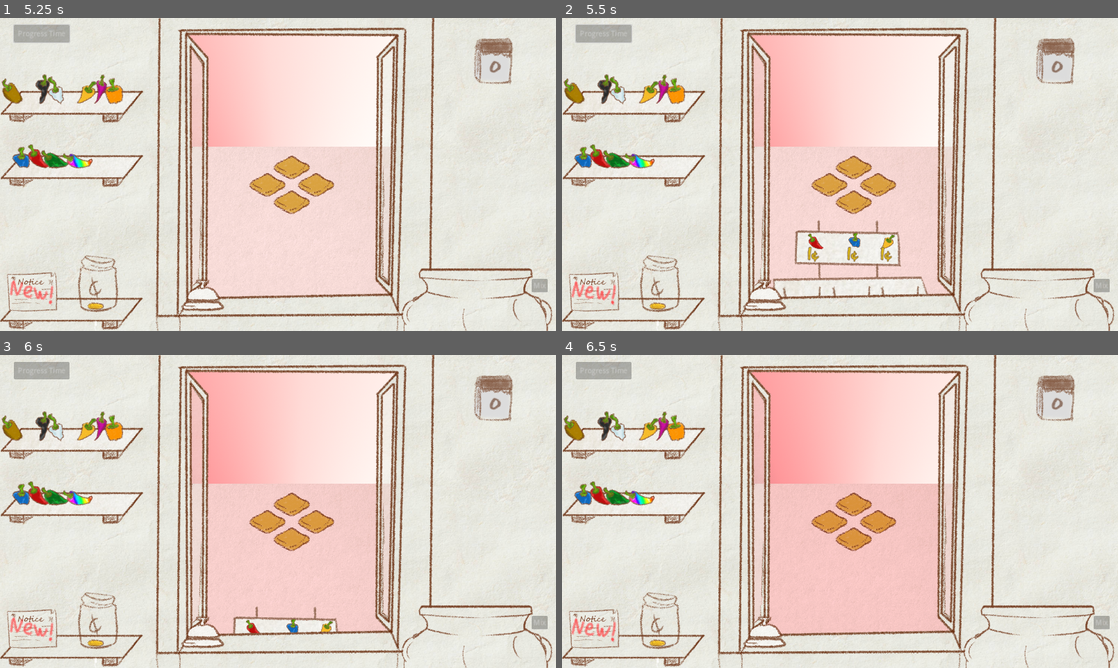
Above: before the commit, frames 1-4 (two rows, left to right).
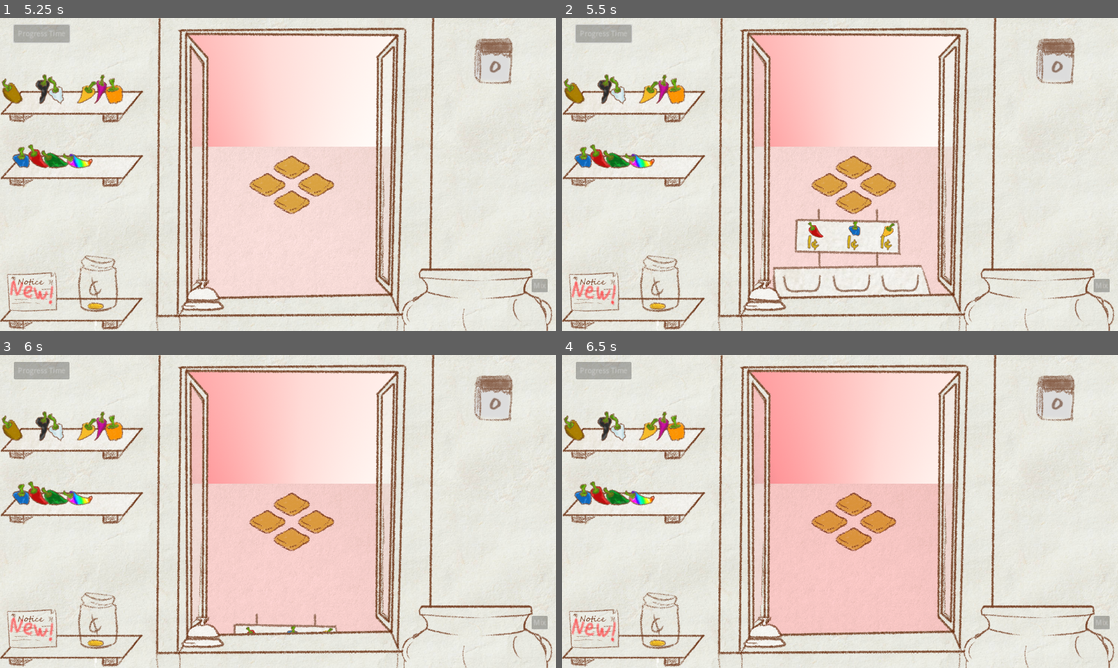
Above: after the commit, the same moments.

Repository: fresh4/GameJam2
Game: Godot game, scene res://Scenes/prototype_level.tscn
Same seed, same stepped clock (60 frames per second), same inputs: the game is played once before the commit and once after it. The engine's default icon, where the game draws it, is replaced by a stand-in: a white triangle on a blue panel in a dark square.
Inputs (mouse positions are in pixels of both pictures, inside the frame that each line leads up to):
- Up to frame 1 (5.25 s): click "Progress Time" at 0.5 s; tap Enter at 1.25, 2.75, 5 s; move the mouse to (289, 168) at 1.27 s; press the mouse at (289, 168) at 1.28 s; tap Space at 2, 3.5 s; move the mouse to (266, 183) at 2.02 s; release the mouse at (266, 183) at 2.03 s; click (266, 183) at 2.1 s; move the mouse to (316, 183) at 2.77 s; hold Right mouse button (right_click) 2.78-3.53 s; click (316, 183) at 3.05 s; move the mouse to (289, 202) at 3.52 s; tap Mouse wheel down (scroll_down) at 3.6 s; click (289, 202) at 3.8 s; click "Progress Time" at 4.25 s; move the mouse to (200, 293) at 5.02 s; hold Mouse wheel up (scroll_up) from 5.03 s (still down)
- Up to frame 2 (5.5 s): keep holding Mouse wheel up (scroll_up); click (762, 293) at 5.3 s
- Up to frame 3 (6 s): release Mouse wheel up (scroll_up) at 5.75 s; click "Buy" at 5.75 s
- Up to frame 4 (6.5 s): no input

Frame 1 is identical in both runs. In frame 2, 2.8% of the frame differs, in the area x 33-67%, y 60-91%; in frame 3, 0.7%; in frame 4, nothing differs.

Commit message:
Animated bell

Diff:
--- a/Prefabs/bell.tscn
+++ b/Prefabs/bell.tscn
@@ -8,6 +8,92 @@
 [sub_resource type="RectangleShape2D" id="RectangleShape2D_mo2ux"]
 size = Vector2(72, 67)
 
+[sub_resource type="Animation" id="Animation_kb1e0"]
+resource_name = "ring"
+length = 0.5
+step = 0.05
+tracks/0/type = "value"
+tracks/0/imported = false
+tracks/0/enabled = true
+tracks/0/path = NodePath("BellTop:position")
+tracks/0/interp = 1
+tracks/0/loop_wrap = true
+tracks/0/keys = {
+"times": PackedFloat32Array(0, 0.05, 0.1),
+"transitions": PackedFloat32Array(1, 1, 1),
+"update": 0,
+"values": [Vector2(0, 0), Vector2(0, 8), Vector2(0, 0)]
+}
+tracks/1/type = "value"
+tracks/1/imported = false
+tracks/1/enabled = true
+tracks/1/path = NodePath("BellMiddle:position")
+tracks/1/interp = 1
+tracks/1/loop_wrap = true
+tracks/1/keys = {
+"times": PackedFloat32Array(0, 0.1),
+"transitions": PackedFloat32Array(1, 1),
+"update": 0,
+"values": [Vector2(0, -10), Vector2(0, -10)]
+}
+tracks/2/type = "value"
+tracks/2/imported = false
+tracks/2/enabled = true
+tracks/2/path = NodePath("BellMiddle:rotation")
+tracks/2/interp = 1
+tracks/2/loop_wrap = true
+tracks/2/keys = {
+"times": PackedFloat32Array(0, 0.1, 0.2, 0.3, 0.4, 0.5),
+"transitions": PackedFloat32Array(1, 1, 1, 1, 1, 1),
+"update": 0,
+"values": [0.0, 0.0, 0.0872665, -0.0872665, 0.0872665, 0.0]
+}
+
+[sub_resource type="Animation" id="Animation_rqpn2"]
+length = 0.001
+tracks/0/type = "value"
+tracks/0/imported = false
+tracks/0/enabled = true
+tracks/0/path = NodePath("BellTop:position")
+tracks/0/interp = 1
+tracks/0/loop_wrap = true
+tracks/0/keys = {
+"times": PackedFloat32Array(0),
+"transitions": PackedFloat32Array(1),
+"update": 0,
+"values": [Vector2(0, 0)]
+}
+tracks/1/type = "value"
+tracks/1/imported = false
+tracks/1/enabled = true
+tracks/1/path = NodePath("BellMiddle:position")
+tracks/1/interp = 1
+tracks/1/loop_wrap = true
+tracks/1/keys = {
+"times": PackedFloat32Array(0),
+"transitions": PackedFloat32Array(1),
+"update": 0,
+"values": [Vector2(0, -10)]
+}
+tracks/2/type = "value"
+tracks/2/imported = false
+tracks/2/enabled = true
+tracks/2/path = NodePath("BellMiddle:rotation")
+tracks/2/interp = 1
+tracks/2/loop_wrap = true
+tracks/2/keys = {
+"times": PackedFloat32Array(0),
+"transitions": PackedFloat32Array(1),
+"update": 0,
+"values": [0.0]
+}
+
+[sub_resource type="AnimationLibrary" id="AnimationLibrary_p8lq2"]
+_data = {
+"RESET": SubResource("Animation_rqpn2"),
+"ring": SubResource("Animation_kb1e0")
+}
+
 [node name="Bell" type="Node2D"]
 script = ExtResource("1_8cofr")
 
@@ -15,7 +101,9 @@
 texture = ExtResource("1_nndmn")
 
 [node name="BellMiddle" type="Sprite2D" parent="."]
+position = Vector2(0, -10)
 texture = ExtResource("2_svqc2")
+offset = Vector2(0, 10)
 
 [node name="BellBottom" type="Sprite2D" parent="."]
 texture = ExtResource("3_wt2xn")
@@ -23,8 +111,14 @@
 [node name="BellArea" type="Area2D" parent="."]
 
 [node name="CollisionShape2D" type="CollisionShape2D" parent="BellArea"]
+visible = false
 position = Vector2(-1, 2.5)
 shape = SubResource("RectangleShape2D_mo2ux")
 
+[node name="AnimationPlayer" type="AnimationPlayer" parent="."]
+libraries = {
+"": SubResource("AnimationLibrary_p8lq2")
+}
+
 [connection signal="mouse_entered" from="BellArea" to="." method="_on_bell_area_mouse_entered"]
 [connection signal="mouse_exited" from="BellArea" to="." method="_on_bell_area_mouse_exited"]
--- a/Scripts/bell.gd
+++ b/Scripts/bell.gd
@@ -4,14 +4,19 @@
 @onready var bell_middle: Sprite2D = $BellMiddle
 @onready var bell_bottom: Sprite2D = $BellBottom
 @onready var bell_area: Area2D = $BellArea
+@onready var animation_player: AnimationPlayer = $AnimationPlayer
 
 var hovering: bool = false
 
 func ring() -> void:
-	Globals.game_manager.market.summon()
+	if not Globals.game_manager.market.summoned:
+		Globals.game_manager.market.summon()
+	else:
+		Globals.game_manager.market.unsummon()
+	animation_player.play("ring")
 
 func _input(event: InputEvent) -> void:
-	if event.is_action("click") and hovering:
+	if event.is_action_pressed("click") and hovering:
 		ring()
 
 func _on_bell_area_mouse_entered() -> void:
Not shown: 1 places in Prefabs/bell.tscn that only renumber resources
